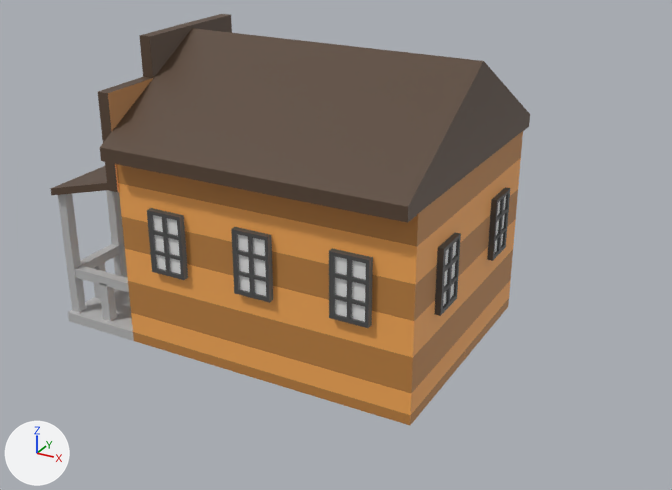
A saved change to the FBX model Assets/Models/Environment/Buildings/SquareHouse.fbx.
Camera for both pictures: a 50 mm lens placed at (0.214, 0.36, 0.008), pointed at (0.009, 0.732, -0.178). Lighting does not change. The marker at lower left points along +X, +Y and +Z. Where no turn or scale is listed for an object, it has been applied to the vertices. Vertices at the same position are counted once.

Script lines for the objects in view, before the commit:
```python
me_mesh = bpy.data.meshes.new('Mesh')
me_mesh.from_pydata(...)  # 1841 vertices, 1790 faces; spans x -0.101..0.101, y -0.074..0.074, z -0.082..0.067
# faces by material slot: [85, 119, 59, 65, 1332, 84, 44, 2]
me_mesh.materials.append(mat_woodporch)  # grey #bcbcbc
me_mesh.materials.append(mat_lightwood)  # orange #fbad58
me_mesh.materials.append(mat_darkerwood)  # orange #bf8241
me_mesh.materials.append(mat_roof)  # brown #594536
me_mesh.materials.append(mat_windowframe)  # dark grey #4e4e4e
me_mesh.materials.append(mat_glass)  # white #ebebeb
me_mesh.materials.append(mat_doordarker)  # brown #7a5b43
me_mesh.materials.append(mat_door)  # brown #92612f
ob_square_building = bpy.data.objects.new('square_building', me_mesh)
ob_square_building.location = (-0.0207, 0.7402, -0.1457)
```
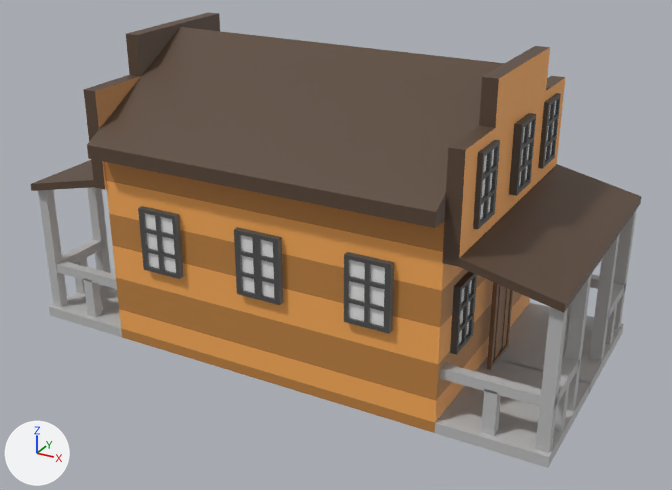
Where the change shows, as pixel boxes (x1, y1, x2, y2) in the pictures (672 x 490 px; the box of a moved part takes in the faces that stretch with it):
'square_building', reshaped, moved (27% wider, 11% taller)
    before: (50, 14, 530, 425)
    after: (31, 13, 641, 468)
part 1 of me_mesh, moved or reshaped
    before: (58, 194, 86, 313)
    after: (38, 190, 68, 307)
part 2 of me_mesh, moved or reshaped
    before: (80, 244, 123, 268)
    after: (62, 239, 104, 264)
part 3 of me_mesh, moved or reshaped
    before: (93, 262, 106, 299)
    after: (75, 257, 88, 294)
part 4 of me_mesh, moved or reshaped
    before: (106, 190, 128, 278)
    after: (87, 187, 111, 273)
part 5 of me_mesh, moved or reshaped
    before: (99, 283, 117, 322)
    after: (84, 280, 102, 317)
part 6 of me_mesh, moved or reshaped
    before: (147, 208, 188, 280)
    after: (138, 206, 184, 279)
part 7 of me_mesh, moved or reshaped (not visible afterwards)
    before: (487, 187, 510, 261)
part 8 of me_mesh, added
    after: (554, 358, 579, 409)
part 9 of me_mesh, added
    after: (554, 382, 570, 431)
part 10 of me_mesh, added
    after: (481, 390, 501, 436)
part 11 of me_mesh, moved or reshaped
    before: (435, 232, 461, 316)
    after: (473, 140, 500, 229)
part 12 of me_mesh, moved or reshaped (not visible before)
    after: (450, 271, 477, 355)
part 13 of me_mesh, added
    after: (608, 283, 626, 318)
part 14 of me_mesh, added
    after: (605, 303, 617, 345)
part 15 of me_mesh, added
    after: (567, 303, 572, 319)
part 16 of me_mesh, moved or reshaped
    before: (231, 227, 273, 303)
    after: (538, 93, 561, 169)
part 17 of me_mesh, added
    after: (487, 282, 513, 370)
part 18 of me_mesh, added
    after: (509, 113, 536, 196)
part 19 of me_mesh, rebuilt (27% wider, 11% taller)
    before: (50, 14, 530, 425)
    after: (31, 13, 641, 468)
part 20 of me_mesh, built on
    before: (329, 248, 373, 328)
    after: (234, 209, 637, 453)
part 21 of me_mesh, added
    after: (56, 261, 117, 289)

Diff of the bpy script that builds the scene:
```diff
--- a/Assets/Models/Environment/Buildings/SquareHouse.fbx.py
+++ b/Assets/Models/Environment/Buildings/SquareHouse.fbx.py
@@ me_mesh @@
-me_mesh.from_pydata(...)  # 1841 vertices, 1790 faces; spans x -0.101..0.101, y -0.074..0.074, z -0.082..0.067
+me_mesh.from_pydata(...)  # 2630 vertices, 2548 faces; spans x -0.115..0.16, y -0.074..0.074, z -0.075..0.075
+# me_mesh part 1: the loose piece of 8 vertices spanning x -0.1..-0.095, y -0.062..-0.057, z -0.082..-0.009 is moved by (-0.013, 0.0, 0.008)
+# me_mesh part 2: the loose piece of 8 vertices spanning x -0.1..-0.095, y -0.061..-0.024, z -0.057..-0.052 is moved by (-0.013, 0.0, 0.008)
+# me_mesh part 3: the loose piece of 8 vertices spanning x -0.1..-0.095, y -0.044..-0.039, z -0.08..-0.055 is moved by (-0.013, 0.0, 0.008)
+# me_mesh part 4: the loose piece of 8 vertices spanning x -0.1..-0.095, y -0.027..-0.022, z -0.082..-0.009 is moved by (-0.013, 0.0, 0.008)
+# me_mesh part 5: the loose piece of 8 vertices spanning x -0.079..-0.074, y -0.061..-0.056, z -0.081..-0.056 is moved by (-0.01, 0.0, 0.008)
+# me_mesh part 6: the loose piece of 120 vertices spanning x -0.038..-0.019, y -0.068..-0.065, z -0.038..-0.006 is scaled about its middle by (1.13, 1, 1), then moved by (-0.004, 0.0, 0.008)
+# me_mesh part 7: the loose piece of 120 vertices spanning x 0.098..0.101, y 0.023..0.042, z -0.038..-0.006 is scaled about its middle by (-1.13, -1, 1), then moved by (-0.173, -0.033, 0.056)
+# me_mesh part 8: a new loose piece, a box spanning x 0.1535..0.1592, y -0.0613..-0.0244, z -0.049..-0.044, in mat_woodporch (grey #bcbcbc)
+# me_mesh part 9: a new loose piece, a box spanning x 0.1535..0.1592, y -0.0443..-0.0393, z -0.0729..-0.0478, in mat_woodporch (grey #bcbcbc)
+# me_mesh part 10: a new loose piece, a box spanning x 0.1297..0.1354, y -0.0615..-0.0565, z -0.0731..-0.048, in mat_woodporch (grey #bcbcbc)
+# me_mesh part 11: the loose piece of 120 vertices spanning x 0.098..0.101, y -0.042..-0.023, z -0.038..-0.006 is scaled about its middle by (1.13, -1, 1), then moved by (0.018, -0.01, 0.056)
+# me_mesh part 12: the loose piece of 120 vertices spanning x 0.01..0.029, y 0.065..0.068, z -0.038..-0.006 is turned -90 degrees about the z axis through its middle, then moved by (0.092, -0.108, -0.004)
+# me_mesh part 13: a new loose piece, a box spanning x 0.1535..0.1592, y 0.0244..0.0613, z -0.049..-0.044, in mat_woodporch (grey #bcbcbc)
+# me_mesh part 14: a new loose piece, a box spanning x 0.1535..0.1592, y 0.0393..0.0443, z -0.0729..-0.0478, in mat_woodporch (grey #bcbcbc)
+# me_mesh part 15: a new loose piece, a box spanning x 0.1297..0.1354, y 0.0565..0.0615, z -0.0731..-0.048, in mat_woodporch (grey #bcbcbc)
+# me_mesh part 16: the loose piece of 120 vertices spanning x 0.01..0.029, y -0.068..-0.065, z -0.038..-0.006 is turned 90 degrees about the z axis through its middle, then moved by (0.098, 0.108, 0.056)
+# me_mesh part 17: the loose piece of 48 vertices spanning x -0.062..-0.06, y -0.012..0.013, z -0.077..-0.03 is copied, and the copy is scaled about its middle by (-1.13, 1, 1), then moved by (0.176, 0.0, 0.008); it spans x 0.114..0.116, y -0.012..0.013, z -0.07..-0.022
+# me_mesh part 18: the loose piece of 120 vertices spanning x 0.098..0.101, y -0.042..-0.023, z -0.038..-0.006 is copied, and the copy is moved by (0.019, 0.033, 0.056); it spans x 0.117..0.12, y -0.009..0.01, z 0.018..0.05
+# me_mesh part 19: the loose piece of 257 vertices spanning x -0.101..0.098, y -0.074..0.074, z -0.082..0.067 is rebuilt with 390 vertices and now spans x -0.115..0.16, y -0.074..0.074, z -0.075..0.075
+# me_mesh part 20: 232 vertices removed from x 0.06..0.079, y -0.068..0.068, z -0.038..-0.006; 552 vertices added at x 0.011..0.159, y -0.068..0.068, z -0.075..0.002
+# me_mesh part 21: 8 vertices added at x -0.109..-0.062, y -0.061..-0.056, z -0.049..-0.044
 me_mesh.materials.append(mat_woodporch)
@@ ob_square_building @@
 ob_square_building = bpy.data.objects.new('square_building', me_mesh)
-ob_square_building.location = (-0.0207, 0.7402, -0.1457)
+ob_square_building.location = (-0.0207, 0.7402, -0.1533)
```
